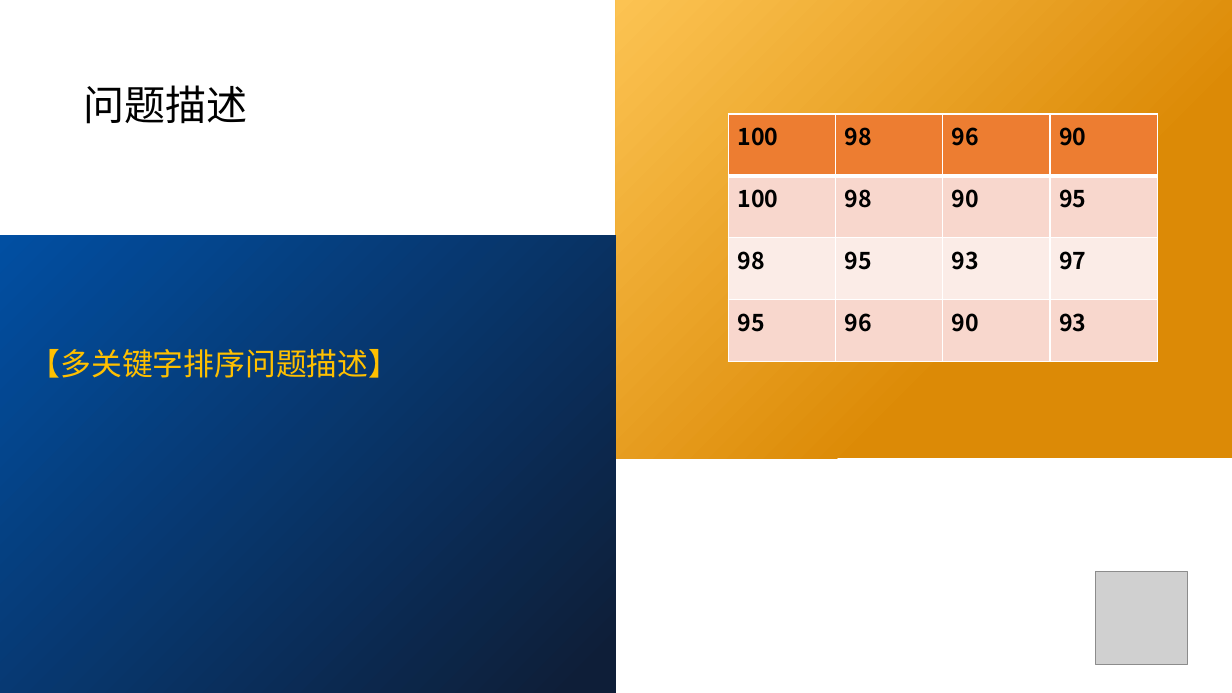
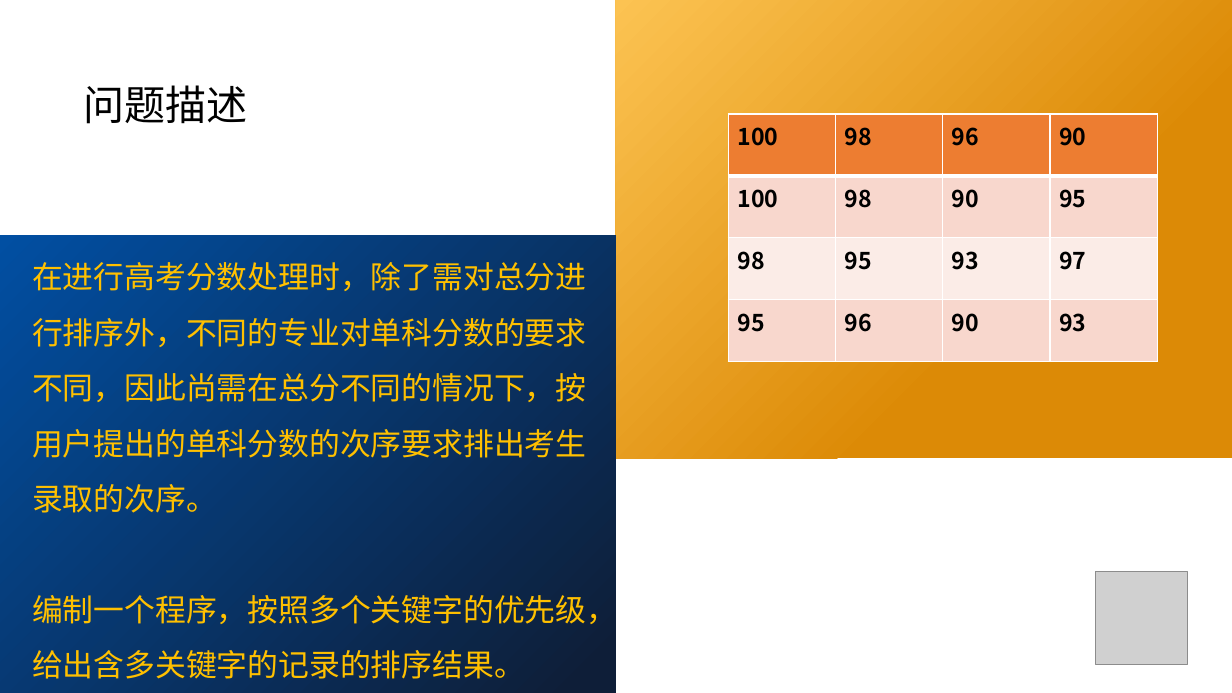
Before and after one commit to Zemdalk/DS-project-work, a slide deck: slide 17 of reports/课堂汇报.pptx (slide 16 before the commit). Drawn at 1232x693 pixels with LibreOffice and Linux fonts; fonts in the diff are those of the drawing; grey boxes stand for pictures. Boxes give left, top, right and bottom in pixels: in the first picture for what was removed or moved away, otherwise in the second. Text is boxed around its words. In the diff, an @@ line names an element or a change of style, - is before the commit and + after.

```diff
--- a/reports/课堂汇报.pptx
+++ b/reports/课堂汇报.pptx
@@ text at <box>32,257,617,679</box>: text changed @@
-【多关键字排序问题描述】
+在进行高考分数处理时，除了需对总分进行排序外，不同的专业对单科分数的要求不同，因此尚需在总分不同的情况下，按用户提出的单科分数的次序要求排出考生录取的次序。
+编制一个程序，按照多个关键字的优先级，给出含多关键字的记录的排序结果。
```
Also in this commit, not shown: 4 other slides changed, 13 slides added, 1 slide removed.
